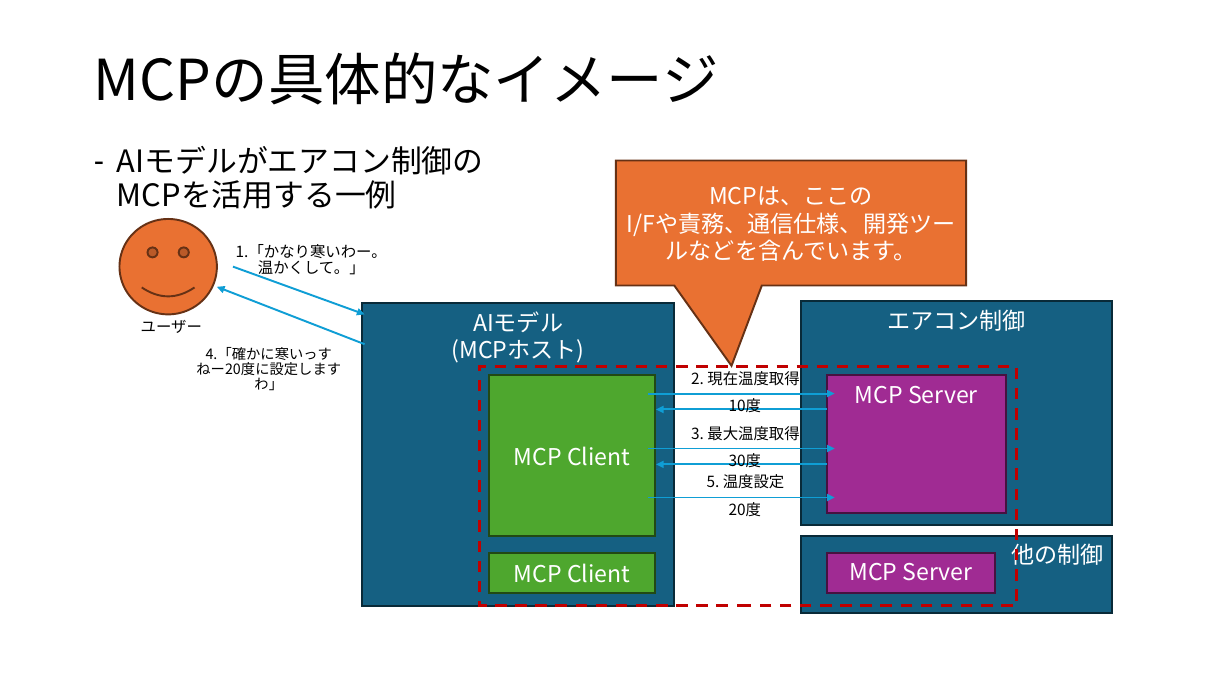
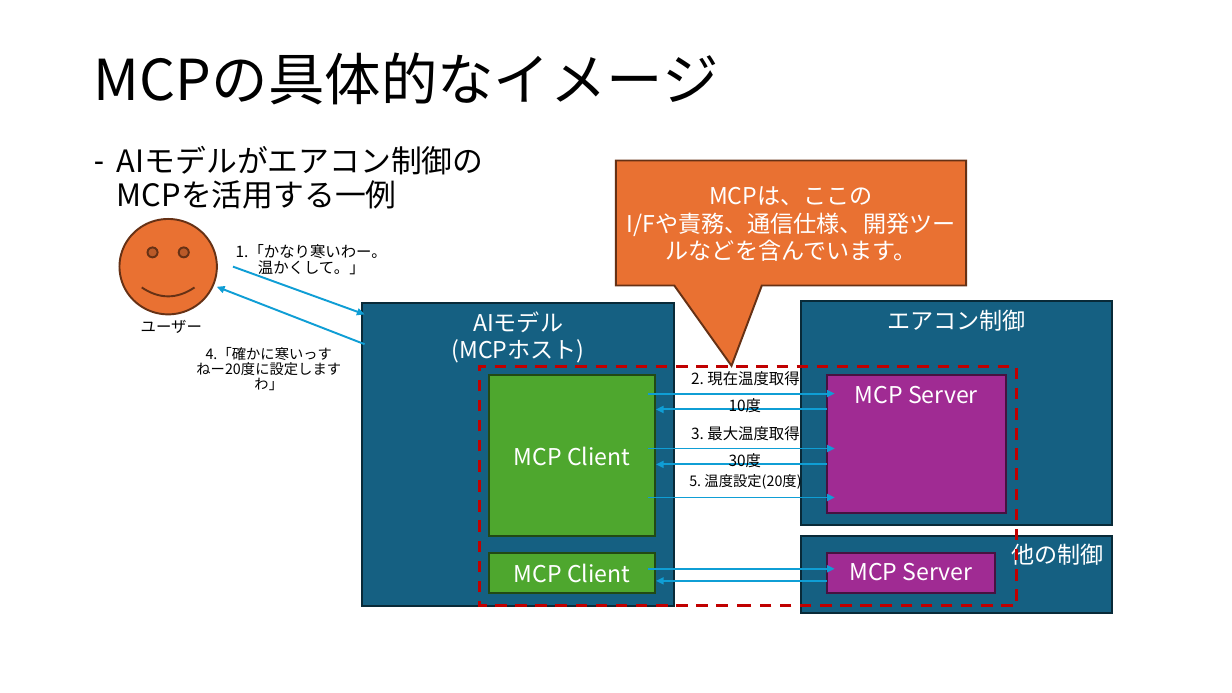
Before and after one commit to koga-miko/misc, a slide deck: slide 4 of raspberry-pi-report/MCPについて.pptx. Drawn at 1232x693 pixels with LibreOffice and Linux fonts; fonts in the diff are those of the drawing. Boxes give left, top, right and bottom in pixels: in the first picture for what was removed or moved away, otherwise in the second. Text is boxed around its words. In the diff, an @@ line names an element or a change of style, - is before the commit and + after.

```diff
--- a/raspberry-pi-report/MCPについて.pptx
+++ b/raspberry-pi-report/MCPについて.pptx
@@ text at [689,472,801,491]: text changed; size 12 to 11.1 pt @@
-5. 温度設定
+5. 温度設定(20度)
@@ text removed at [729,502,761,516] @@
-20度
@@ arrow added from (649, 569) to (835, 569), #0F9ED5 1.5 pt @@
@@ arrow added from (827, 581) to (656, 581), #0F9ED5 1.5 pt @@
```
Also in this commit, not shown: 7 other slides changed, 4 slides added.
